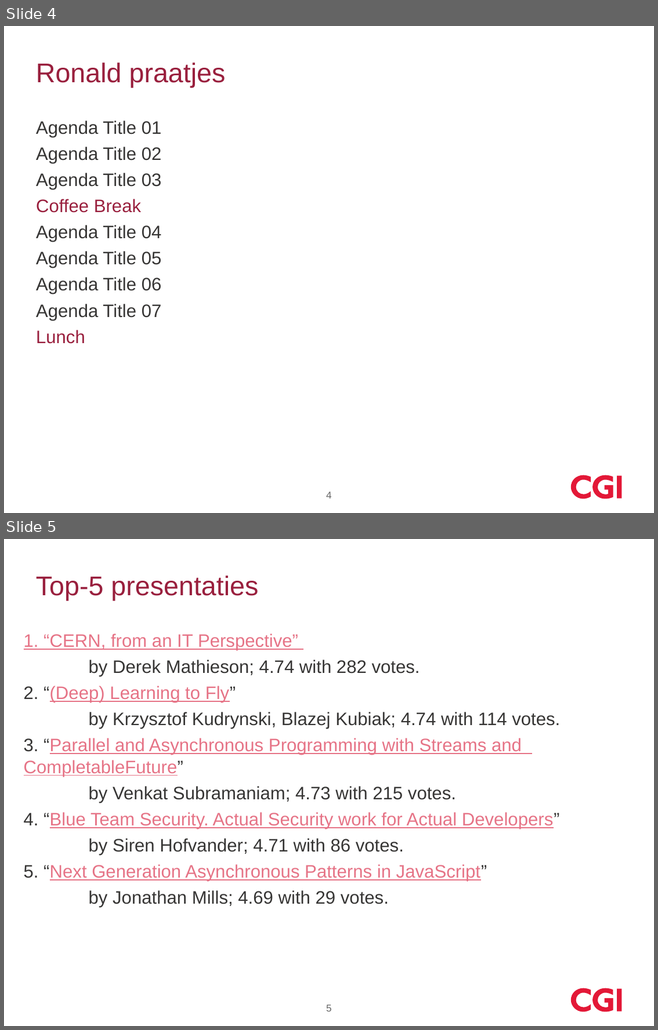
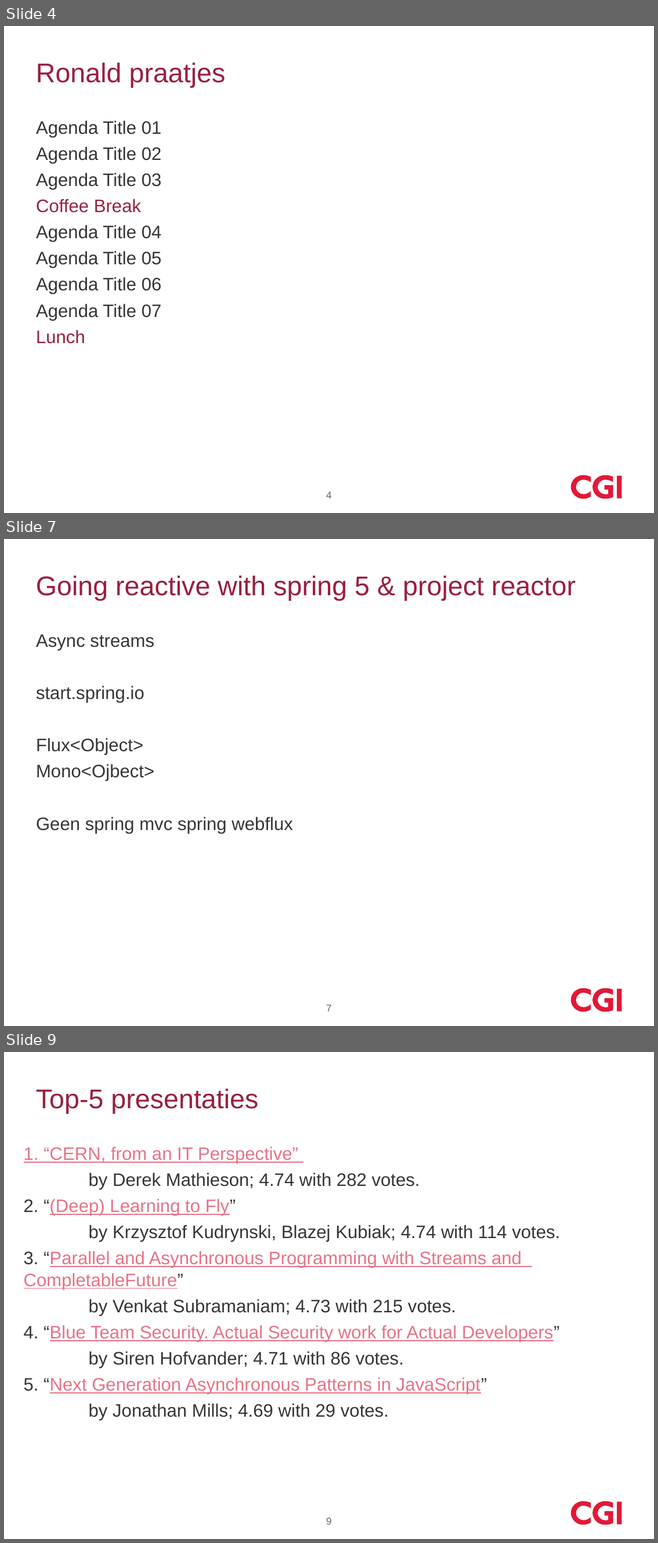
Before and after one commit to koosdrost/GeneralDir, a slide deck: devoxx_2017_cgi.pptx. Shown one above the other, each under a label of ours: slides 4 and 5 before the commit, slides 4, 7 and 9 after it; the slides between them are not shown. The pictures are 658x1030 and 658x1543 pixels, drawn with LibreOffice and Linux fonts; fonts in the diff are those of the drawing; background and template pictures are left out. Boxes give left, top, right and bottom in pixels: in the first picture for what was removed or moved away, otherwise in the second. Text is boxed around its words. In the diff, an @@ line names an element or a change of style, - is before the commit and + after.

```diff
--- a/devoxx_2017_cgi.pptx
+++ b/devoxx_2017_cgi.pptx
@@ slide 7 added at [4,539,654,1026], background #FFFFFF; not listed: 3 template elements that a slide beside it also shows @@
@@ title added at [36,576,575,601], 30 pt, text #991F3D @@
+Going reactive with spring 5 & project reactor
@@ text added at [36,634,293,834], 20 pt, text #363534 @@
+Async streams
+start.spring.io
+Flux<Object>
+Mono<Ojbect>
+Geen spring mvc spring webflux
@@ page number added at [326,1005,332,1012], 11 pt, text #666666 @@
+7
@@ what was slide 5 is now slide 9 @@
@@ page number at [326,1518,332,1525]: text changed @@
-5
+9
```
Also in this commit, not shown: 3 other slides added.
